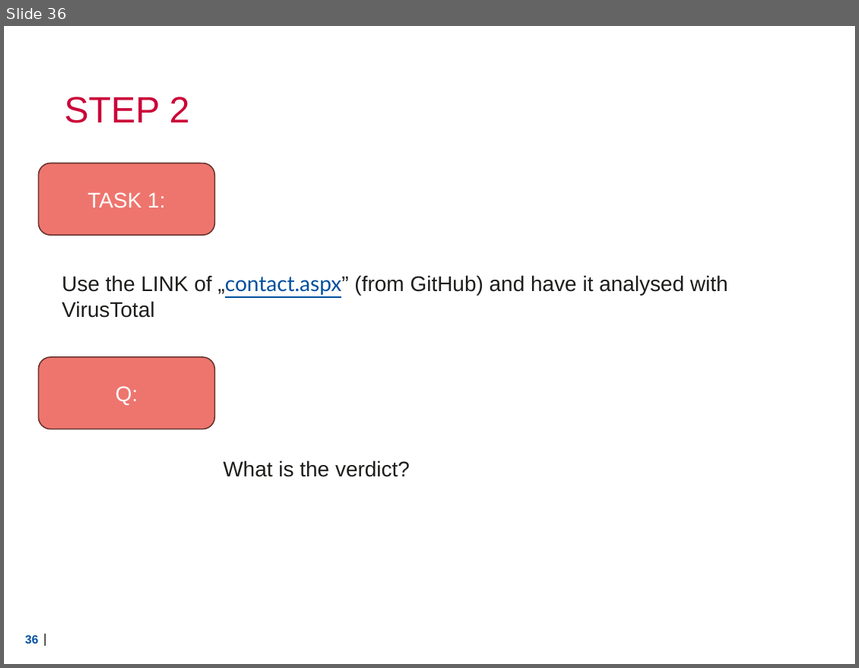
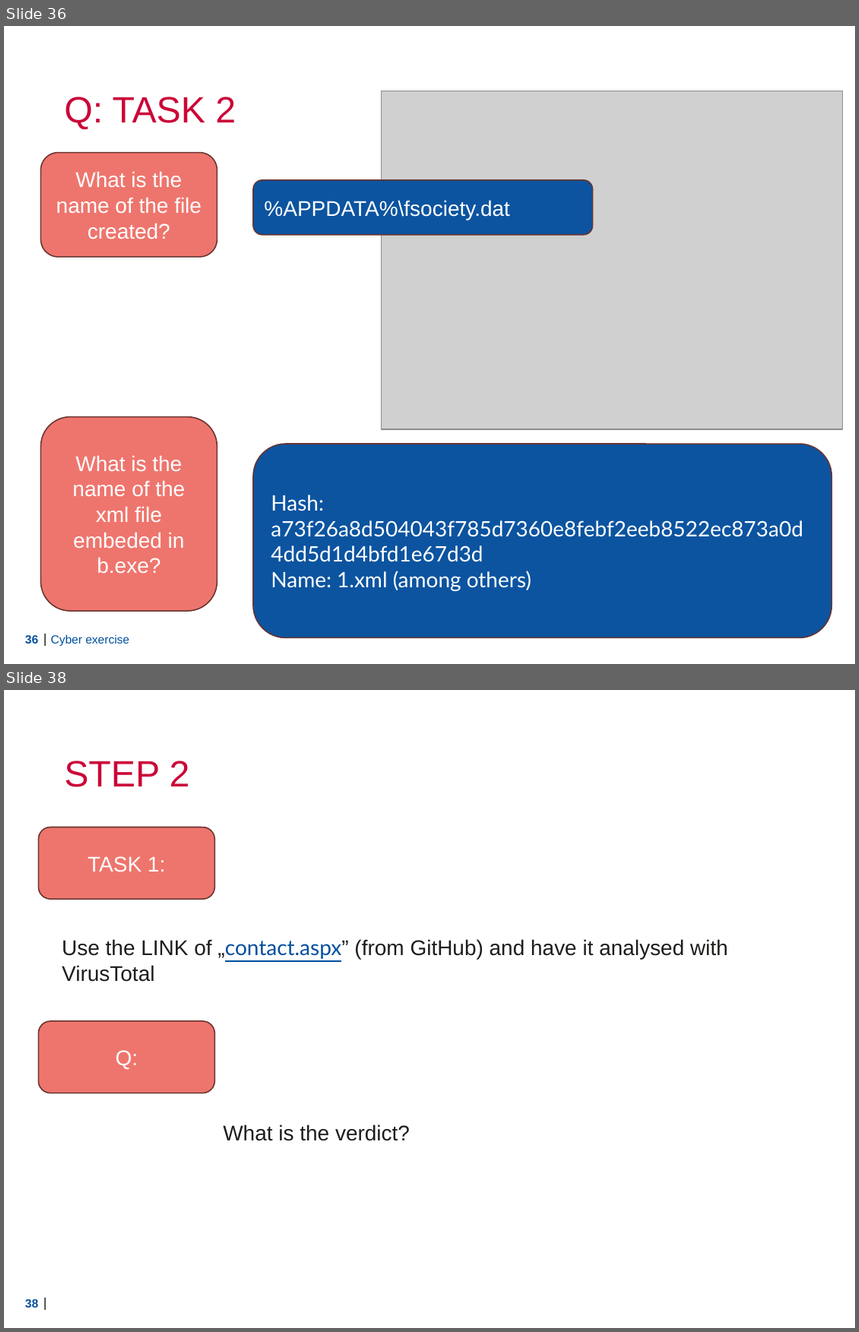
Before and after one commit to Lensver65/ESDC-BP, a slide deck: Cyber exercise.pptx. Shown one above the other, each under a label of ours: slide 36 before the commit, slides 36 and 38 after it; the slides between them are not shown. The pictures are 859x668 and 859x1332 pixels, drawn with LibreOffice and Linux fonts; fonts in the diff are those of the drawing; grey boxes stand for pictures; background and template pictures are left out. Boxes give left, top, right and bottom in pixels: in the first picture for what was removed or moved away, otherwise in the second. Text is boxed around its words. In the diff, an @@ line names an element or a change of style, - is before the commit and + after.

```diff
--- a/Cyber exercise.pptx
+++ b/Cyber exercise.pptx
@@ slide 36 added at bbox=[4, 26, 855, 664], background picture (left out); not listed: 2 template elements that a slide beside it also shows @@
@@ picture added at bbox=[382, 91, 843, 430] @@
@@ title added at bbox=[64, 97, 236, 129], 31 pt, text #CB0538 @@
+Q: TASK 2
@@ rounded rectangle added at bbox=[40, 153, 217, 258], fill #EE756D, outline #683330 1 pt, 18 pt, text #FFFFFF @@
+What is the name of the file created?
@@ rounded rectangle added at bbox=[253, 180, 593, 234], fill #0C54A0, outline #683330 1 pt, 18 pt, text #FFFFFF @@
+%APPDATA%\fsociety.dat
@@ rounded rectangle added at bbox=[40, 417, 217, 610], fill #EE756D, outline #683330 1 pt, 18 pt, text #FFFFFF @@
+What is the name of the xml file embeded in b.exe?
@@ rounded rectangle added at bbox=[253, 444, 832, 638], fill #0C54A0, outline #683330 1 pt, 18 pt, text #FFFFFF @@
+Hash: a73f26a8d504043f785d7360e8febf2eeb8522ec873a0d4dd5d1d4bfd1e67d3d
+Name: 1.xml (among others)
@@ text added at bbox=[51, 635, 129, 646], 10 pt, text #004F9F @@
+Cyber exercise
@@ what was slide 36 is now slide 38 @@
```
Also in this commit, not shown: 5 slides changed, 2 other slides added, 1 slide removed, 1 other file.
